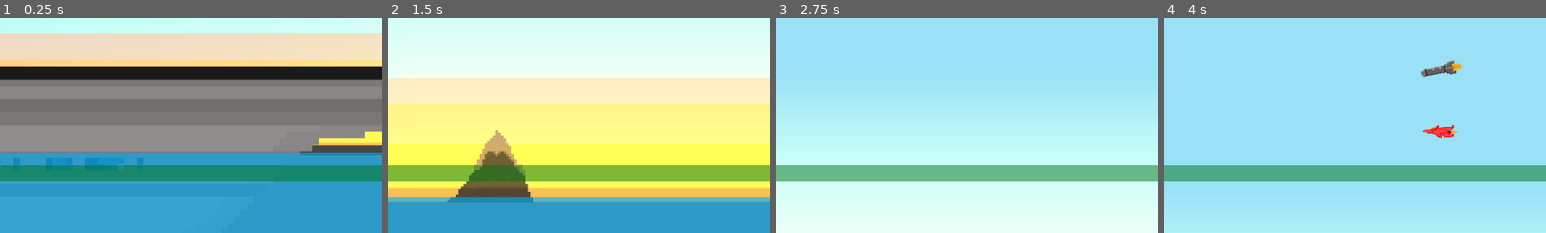
Above: before the commit, frames 1-4 (left to right).
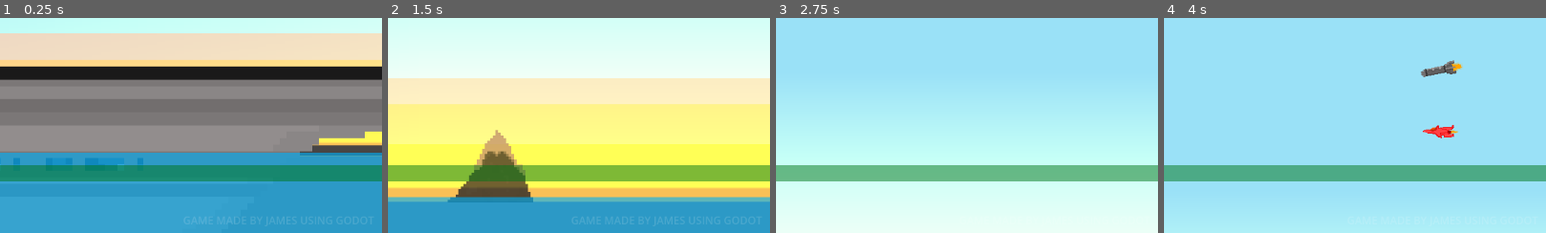
Above: after the commit, the same moments.

Repository: star6fish/DigitalTechInternalInternal
Game: Godot game, scene res://scenes/TestingScene.tscn
Two runs of this game, one before a commit and one after it. Both use one fixed random seed, a clock stepped at 60 frames per second and the inputs below. The project has no main scene, so this scene is started directly.
Inputs:
- Up to frame 1 (0.25 s): no input
- Up to frame 2 (1.5 s): hold Right (ui_right) 0.53-1.28 s; hold Down (ui_down) from 1.28 s (still down)
- Up to frame 3 (2.75 s): release Down (ui_down) at 2.03 s; hold Right (ui_right) from 2.03 s (still down)
- Up to frame 4 (4 s): release Right (ui_right) at 2.78 s; hold Up (ui_up) 2.78-3.53 s; hold Left (ui_left) from 3.53 s (still down)
The pictures show only the part of the screen within x 50-100%, y 50-100%; the shares and areas given below are measured in that part.

The runs differ from the first frame. In frame 1, 0.3% of the frame differs, in the area x 48-98%, y 92-97%; in frame 2, 0.3%; in frame 3, less than 0.1%; in frame 4, less than 0.1%.

Commit message:
8/09/2024

Diff:
--- a/project.godot
+++ b/project.godot
@@ -22,6 +22,25 @@
 
 window/stretch/mode="viewport"
 
+[input]
+
+ui_up={
+"deadzone": 0.5,
+"events": [Object(InputEventKey,"resource_local_to_scene":false,"resource_name":"","device":0,"window_id":0,"alt_pressed":false,"shift_pressed":false,"ctrl_pressed":false,"meta_pressed":false,"pressed":false,"keycode":4194320,"physical_keycode":0,"key_label":0,"unicode":0,"echo":false,"script":null)
+, Object(InputEventJoypadButton,"resource_local_to_scene":false,"resource_name":"","device":0,"button_index":11,"pressure":0.0,"pressed":false,"script":null)
+, Object(InputEventJoypadMotion,"resource_local_to_scene":false,"resource_name":"","device":0,"axis":1,"axis_value":-1.0,"script":null)
+, Object(InputEventKey,"resource_local_to_scene":false,"resource_name":"","device":-1,"window_id":0,"alt_pressed":false,"shift_pressed":false,"ctrl_pressed":false,"meta_pressed":false,"pressed":false,"keycode":0,"physical_keycode":87,"key_label":0,"unicode":119,"echo":false,"script":null)
+]
+}
+ui_down={
+"deadzone": 0.5,
+"events": [Object(InputEventKey,"resource_local_to_scene":false,"resource_name":"","device":0,"window_id":0,"alt_pressed":false,"shift_pressed":false,"ctrl_pressed":false,"meta_pressed":false,"pressed":false,"keycode":4194322,"physical_keycode":0,"key_label":0,"unicode":0,"echo":false,"script":null)
+, Object(InputEventJoypadButton,"resource_local_to_scene":false,"resource_name":"","device":0,"button_index":12,"pressure":0.0,"pressed":false,"script":null)
+, Object(InputEventJoypadMotion,"resource_local_to_scene":false,"resource_name":"","device":0,"axis":1,"axis_value":1.0,"script":null)
+, Object(InputEventKey,"resource_local_to_scene":false,"resource_name":"","device":-1,"window_id":0,"alt_pressed":false,"shift_pressed":false,"ctrl_pressed":false,"meta_pressed":false,"pressed":false,"keycode":0,"physical_keycode":83,"key_label":0,"unicode":115,"echo":false,"script":null)
+]
+}
+
 [rendering]
 
 textures/canvas_textures/default_texture_filter=0
--- a/scenes/OptionsScreen.tscn
+++ b/scenes/OptionsScreen.tscn
@@ -124,6 +124,14 @@
 theme_override_font_sizes/font_size = 80
 text = "OPTIONS"
 
+[node name="Label2" type="Label" parent="CanvasLayer"]
+modulate = Color(1, 1, 1, 0.145098)
+offset_left = 852.0
+offset_top = 617.013
+offset_right = 1140.0
+offset_bottom = 640.013
+text = "GAME MADE BY JAMES USING GODOT"
+
 [node name="Label" type="Label" parent="."]
 layout_mode = 0
 offset_left = 353.0
--- a/scenes/PlayScreen.tscn
+++ b/scenes/PlayScreen.tscn
@@ -84,5 +84,13 @@
 text = "AIR FORCE ONE"
 label_settings = SubResource("LabelSettings_06xa6")
 
+[node name="Label2" type="Label" parent="."]
+modulate = Color(1, 1, 1, 0.145098)
+offset_left = 852.0
+offset_top = 617.013
+offset_right = 1140.0
+offset_bottom = 640.013
+text = "GAME MADE BY JAMES USING GODOT"
+
 [connection signal="pressed" from="CanvasLayer/Button" to="." method="_playButtonPressed"]
 [connection signal="pressed" from="CanvasLayer/Button2" to="." method="_optionsButtonPressed"]
--- a/scenes/TestingScene.tscn
+++ b/scenes/TestingScene.tscn
@@ -99,6 +99,14 @@
 offset_bottom = 537.0
 text = "Obstacles Dodged:     "
 
+[node name="Label3" type="Label" parent="CanvasLayer"]
+modulate = Color(1, 1, 1, 0.145098)
+offset_left = 852.0
+offset_top = 617.013
+offset_right = 1140.0
+offset_bottom = 640.013
+text = "GAME MADE BY JAMES USING GODOT"
+
 [node name="CanvasLayer2" type="CanvasLayer" parent="."]
 process_mode = 2
 visible = false
@@ -144,6 +152,14 @@
 theme_override_styles/hover = ExtResource("10_ynfu8")
 text = "HOME"
 
+[node name="Label2" type="Label" parent="CanvasLayer2"]
+modulate = Color(1, 1, 1, 0.145098)
+offset_left = 852.0
+offset_top = 617.013
+offset_right = 1140.0
+offset_bottom = 640.013
+text = "GAME MADE BY JAMES USING GODOT"
+
 [node name="CharacterBody2D" parent="." instance=ExtResource("1_86ifi")]
 position = Vector2(-693, -46)
 SPEED = 500.0
--- a/scenes/WinScreen.tscn
+++ b/scenes/WinScreen.tscn
@@ -28,3 +28,11 @@
 scale = Vector2(6.87413, 6.87413)
 theme_override_colors/font_color = Color(0, 1, 0.192157, 1)
 text = "YOU WIN"
+
+[node name="Label2" type="Label" parent="CanvasLayer"]
+modulate = Color(1, 1, 1, 0.145098)
+offset_left = 852.0
+offset_top = 617.013
+offset_right = 1140.0
+offset_bottom = 640.013
+text = "GAME MADE BY JAMES USING GODOT"
